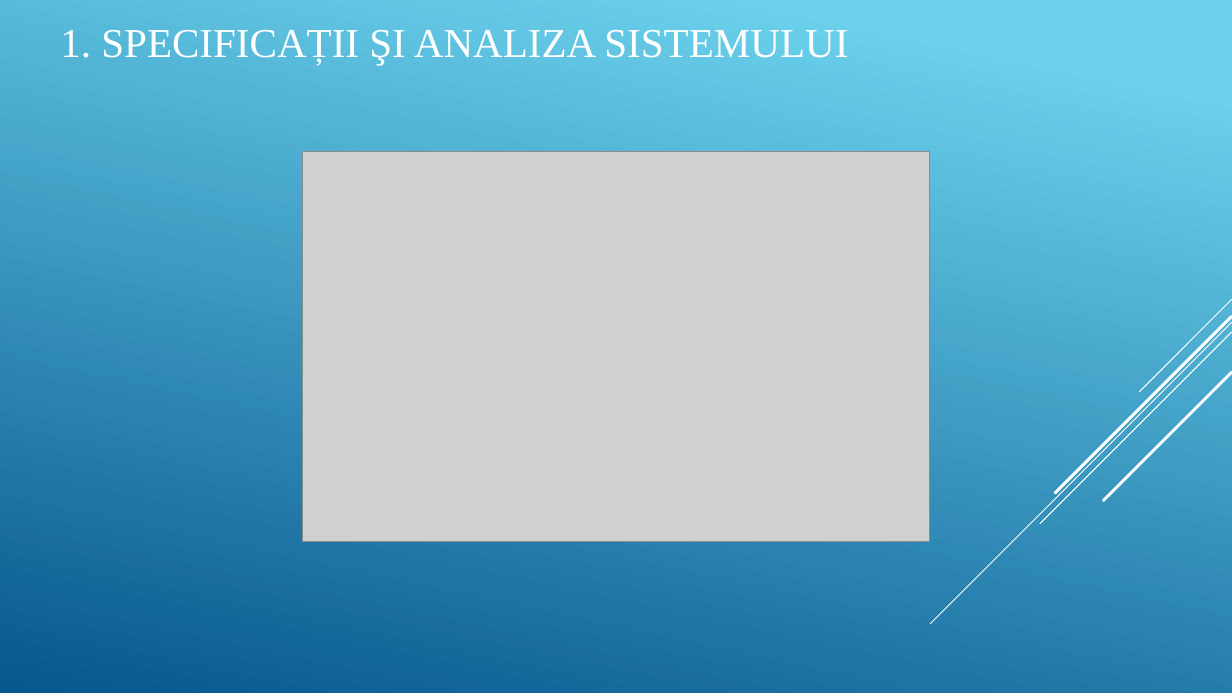
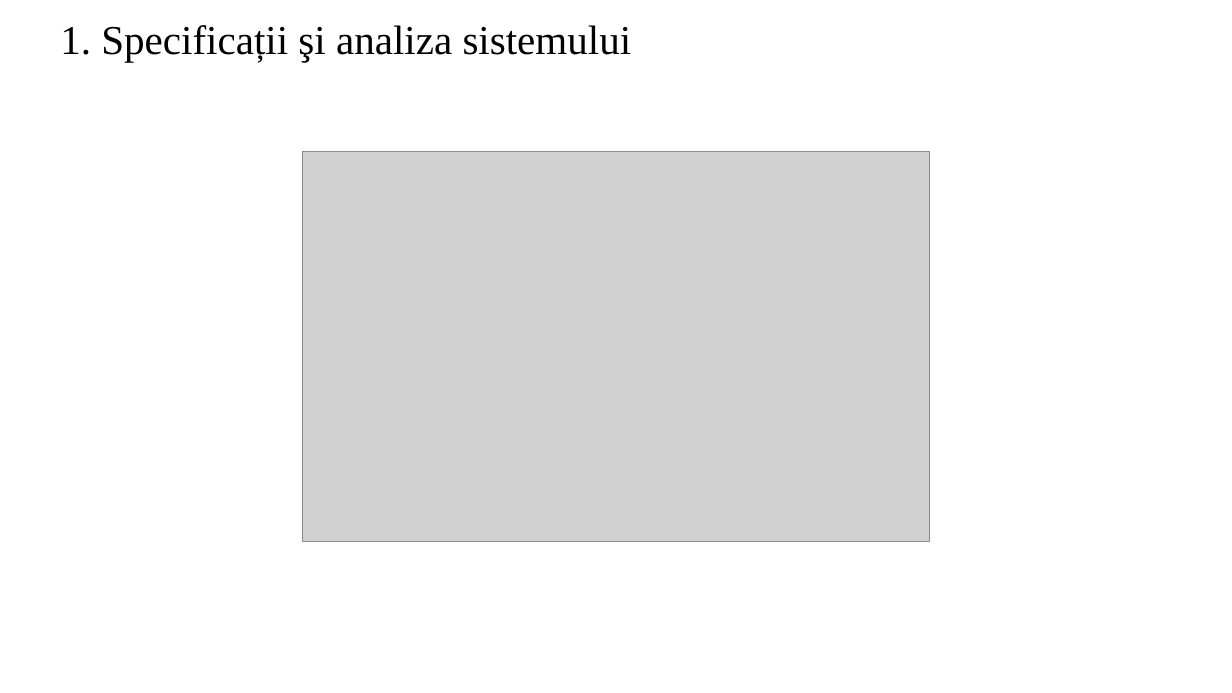
Before and after one commit to Gabiqb/HTTPS-Email-Server, a slide deck: slide 3 of DesignProiect - Pucani Liviu, Tanul Gabriel.pptx. Drawn at 1232x693 pixels with LibreOffice and Linux fonts; fonts in the diff are those of the drawing; grey boxes stand for pictures. Boxes give left, top, right and bottom in pixels: in the first picture for what was removed or moved away, otherwise in the second. Text is boxed around its words. In the diff, an @@ line names an element or a change of style, - is before the commit and + after.

```diff
--- a/DesignProiect - Pucani Liviu, Tanul Gabriel.pptx
+++ b/DesignProiect - Pucani Liviu, Tanul Gabriel.pptx
@@ background gradient #6ED2EB to #06588E to #FFFFFF @@
@@ title at (x1=60, y1=25, x2=632, y2=62): text changed; text colour #FFFFFF to #000000 @@
-1. SPECIFICAȚII ŞI ANALIZA SISTEMULUI
+1. Specificații şi analiza sistemului
@@ group removed at (x1=931, y1=299, x2=1232, y2=624): 5 lines @@
```
Also in this commit, not shown: 33 other slides changed, 2 other files.
